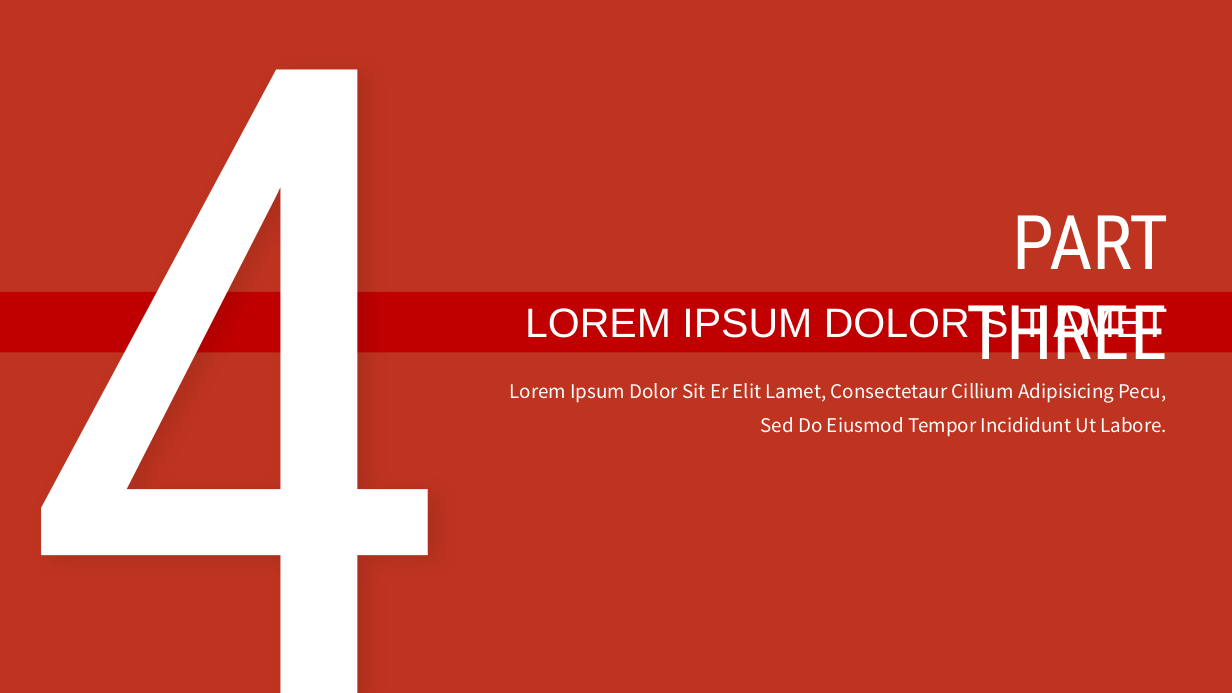
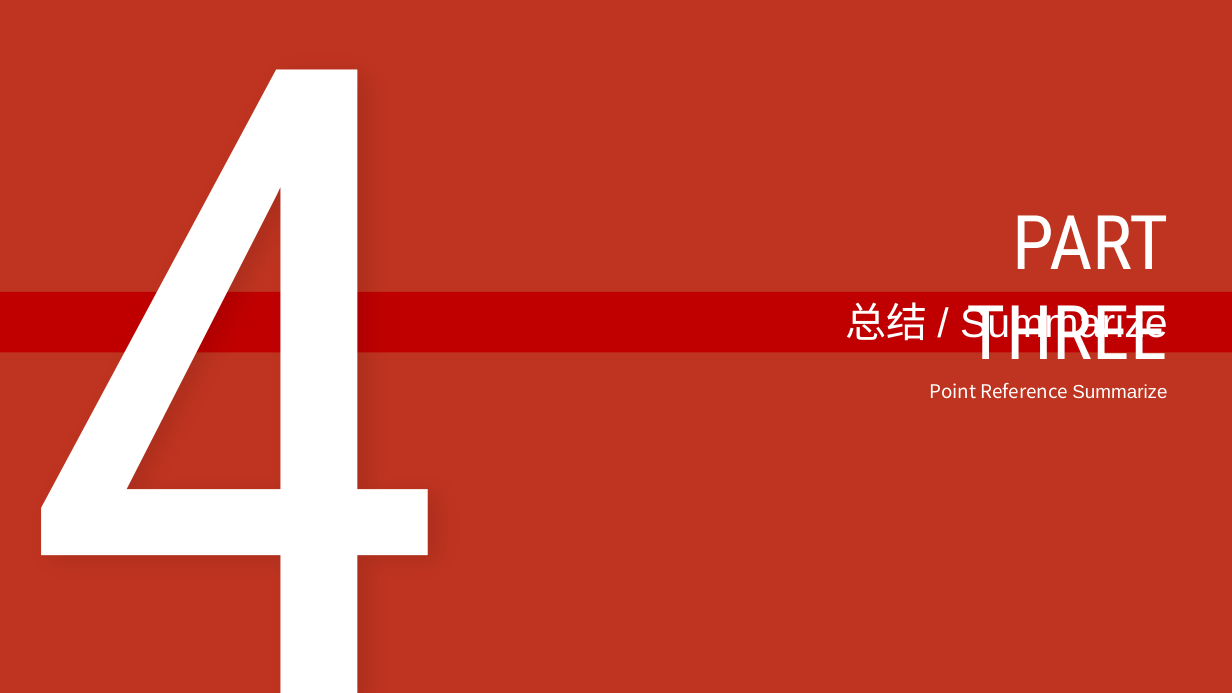
Before and after one commit to CYannSir/New-Learner-For-GraphQL, a slide deck: slide 37 of Research of GraphQL_CYann.pptx (slide 18 before the commit). Drawn at 1232x693 pixels with LibreOffice and Linux fonts; fonts in the diff are those of the drawing. Boxes give left, top, right and bottom in pixels: in the first picture for what was removed or moved away, otherwise in the second. Text is boxed around its words. In the diff, an @@ line names an element or a change of style, - is before the commit and + after.

```diff
--- a/Research of GraphQL_CYann.pptx
+++ b/Research of GraphQL_CYann.pptx
@@ text at [846,302,1168,345]: text changed @@
-LOREM IPSUM DOLOR SIT AMET
+总结 / Summarize
@@ text at [930,383,1167,399]: text changed @@
-Lorem Ipsum Dolor Sit Er Elit Lamet, Consectetaur Cillium Adipisicing Pecu, Sed Do Eiusmod Tempor Incididunt Ut Labore.
+Point Reference Summarize
```
Also in this commit, not shown: 5 other slides changed, 34 slides added, 18 slides removed, 1 other file.
